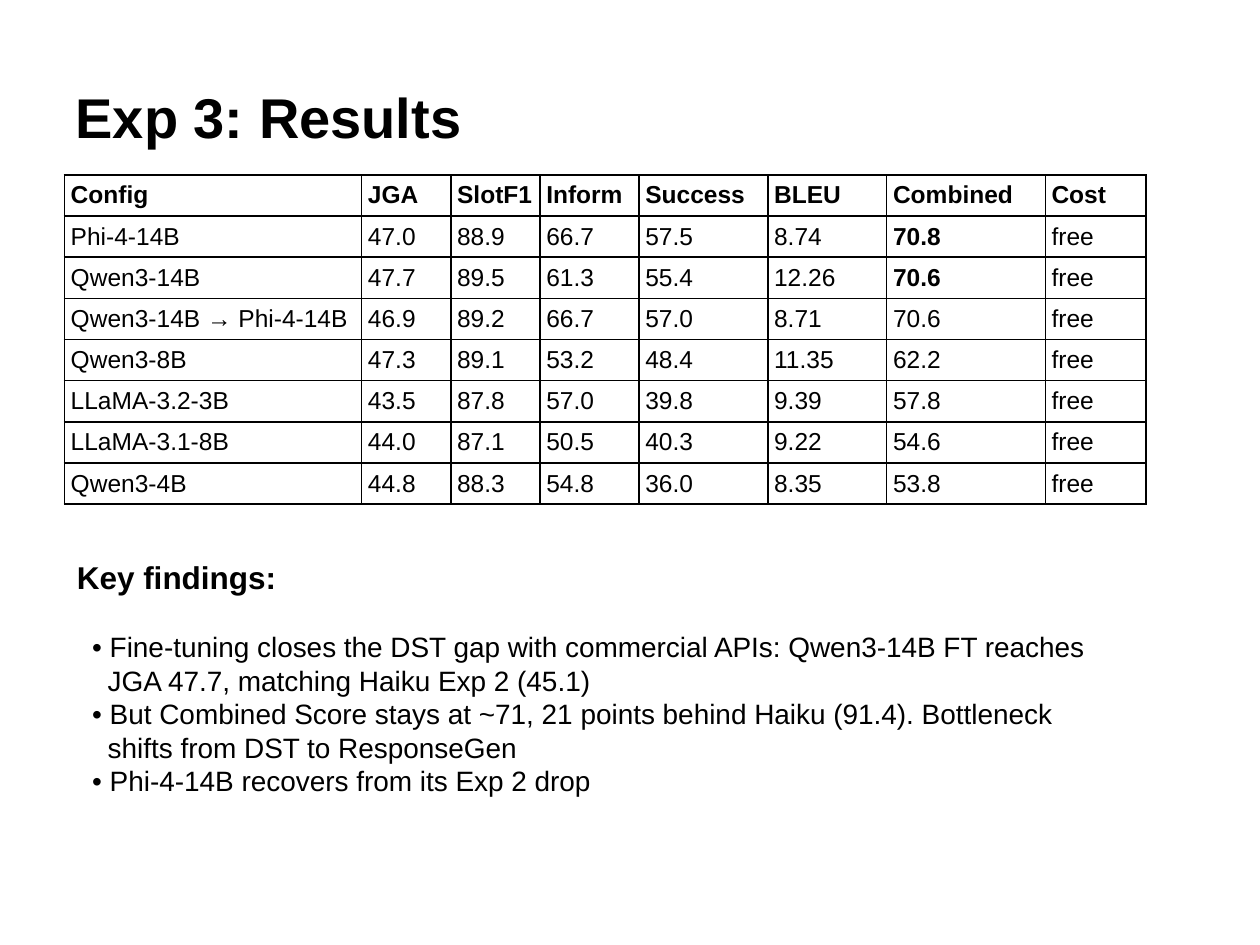
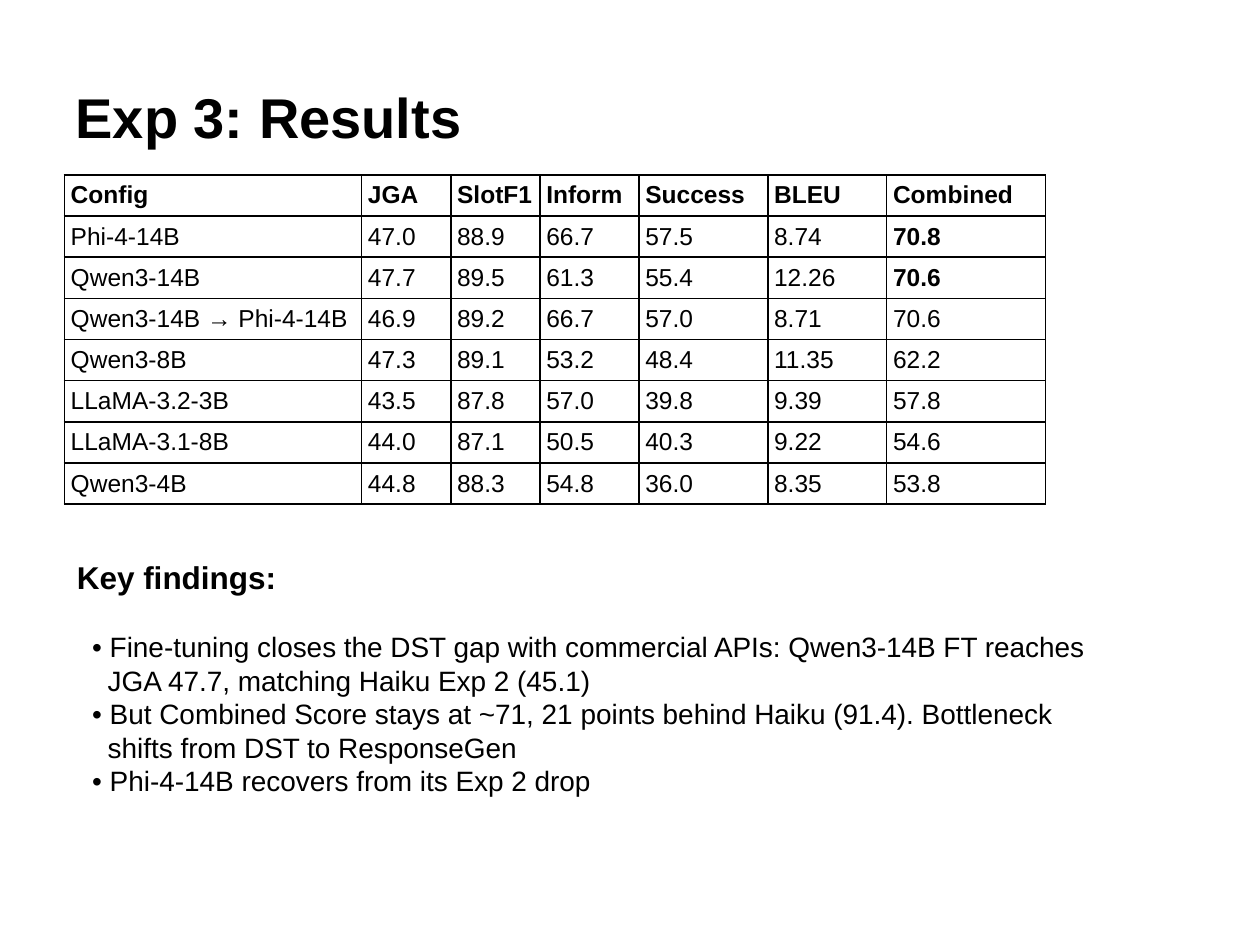
Before and after one commit to GiX007/mlp4cs, a slide deck: slide 14 of docs/presentation.pptx. Drawn at 1260x945 pixels with LibreOffice and Linux fonts; fonts in the diff are those of the drawing. Boxes give left, top, right and bottom in pixels: in the first picture for what was removed or moved away, otherwise in the second. Text is boxed around its words. In the diff, an @@ line names an element or a change of style, - is before the commit and + after.

```diff
--- a/docs/presentation.pptx
+++ b/docs/presentation.pptx
@@ table at (64, 175, 1046, 512) @@
-column 8: Cost | free | free | free | free | free | free | free
@@ table: place and size @@
-table at (64, 175, 1147, 512)
+table at (64, 175, 1046, 512)
```
Also in this commit, not shown: 4 other slides changed.
